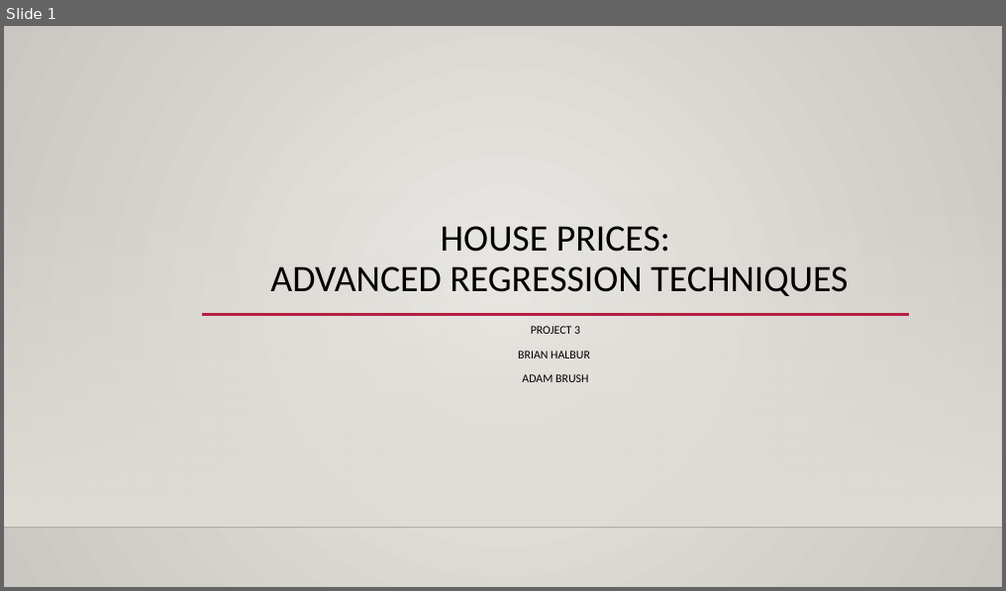
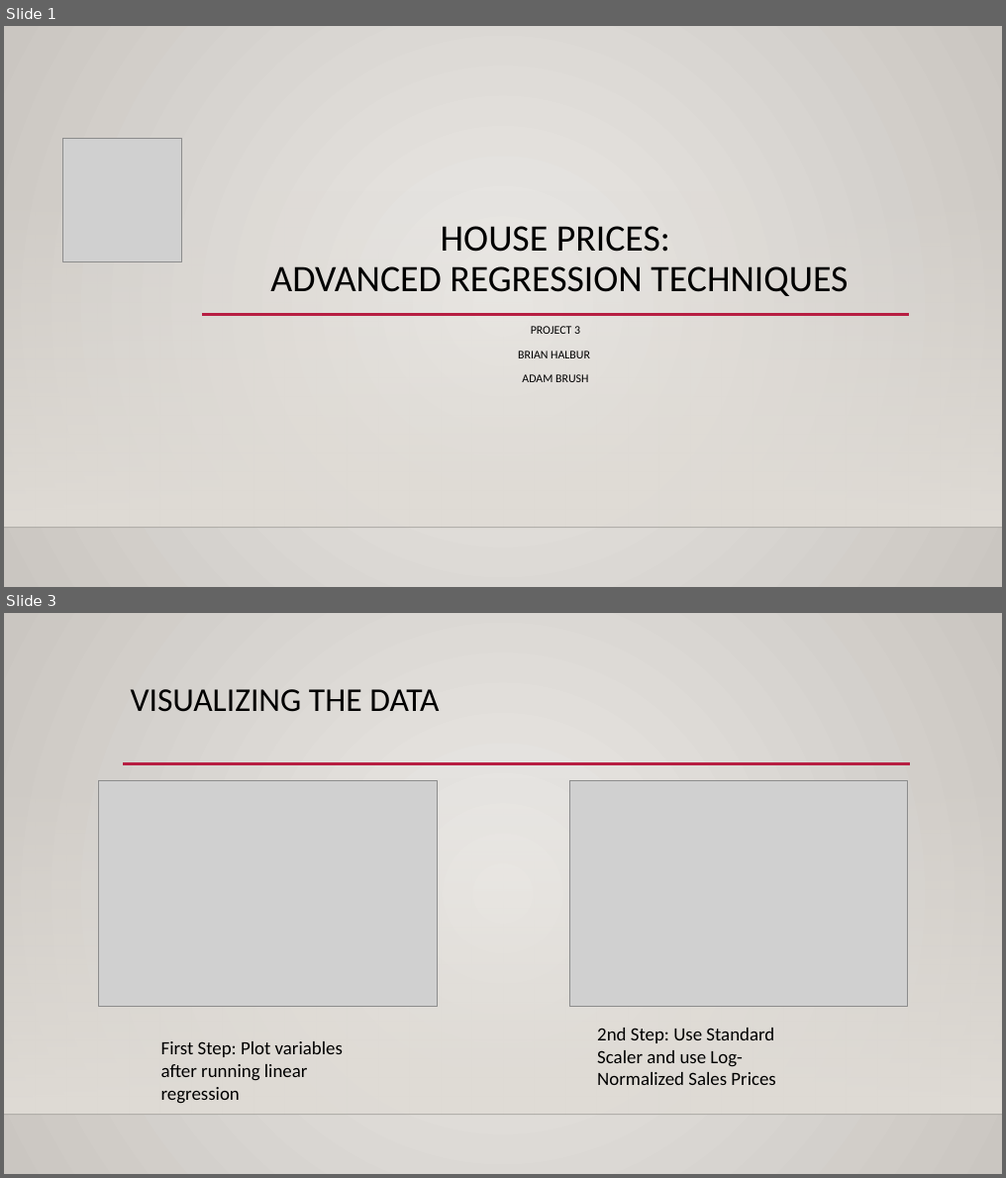
Before and after one commit to bhalbur/AmesData, a slide deck: powerpoint/project3_presentation.pptx. Shown one above the other, each under a label of ours: slide 1 before the commit, slides 1 and 3 after it; the slides between them are not shown. The pictures are 1006x591 and 1006x1178 pixels, drawn with LibreOffice and Linux fonts; fonts in the diff are those of the drawing; grey boxes stand for pictures; background and template pictures are left out. Boxes give left, top, right and bottom in pixels: in the first picture for what was removed or moved away, otherwise in the second. Text is boxed around its words. In the diff, an @@ line names an element or a change of style, - is before the commit and + after.

Commit message:
updated powerpoint

```diff
--- a/powerpoint/project3_presentation.pptx
+++ b/powerpoint/project3_presentation.pptx
@@ slide 3 added at bbox=[4, 613, 1002, 1174], background gradient #ECEAE7 to #CAC7C1; not listed: 2 template elements that a slide beside it also shows @@
@@ title added at bbox=[131, 689, 439, 712], 32 pt, text #000000 @@
+VISUALIZING THE DATA
@@ picture added at bbox=[98, 780, 437, 1006] @@
@@ line added from (123, 764) to (910, 764), #B71E42 2.5 pt @@
@@ picture added at bbox=[569, 780, 908, 1006] @@
@@ text added at bbox=[597, 1028, 775, 1085], 18 pt, text #000000 @@
+2nd Step: Use Standard Scaler and use Log-Normalized Sales Prices
@@ text added at bbox=[161, 1042, 343, 1104], 18 pt, text #000000 @@
+First Step: Plot variables after running linear regression
@@ slide 1 changed as well @@
@@ picture added at bbox=[62, 138, 182, 263] @@
```
Also in this commit, not shown: 5 other slides added.
